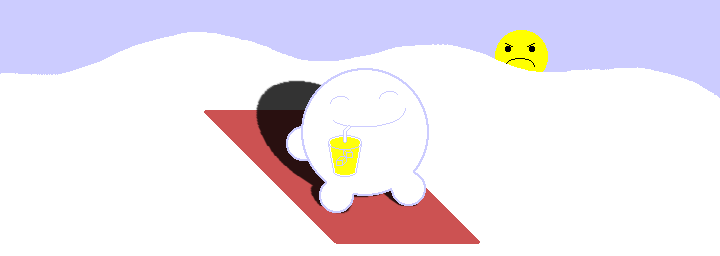
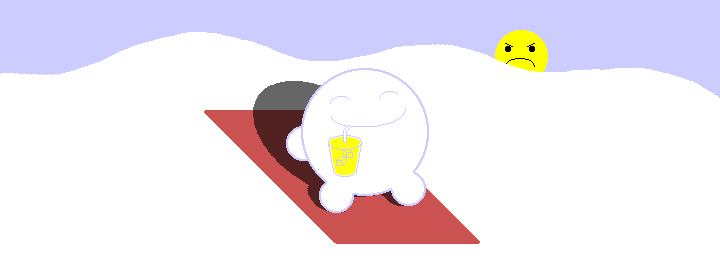
Before/after of a 720×256 layered artwork. What changed in the layer stack:
"Shadow": opacity 80% → 60%, painted on it over <box>253,80,420,214</box>
